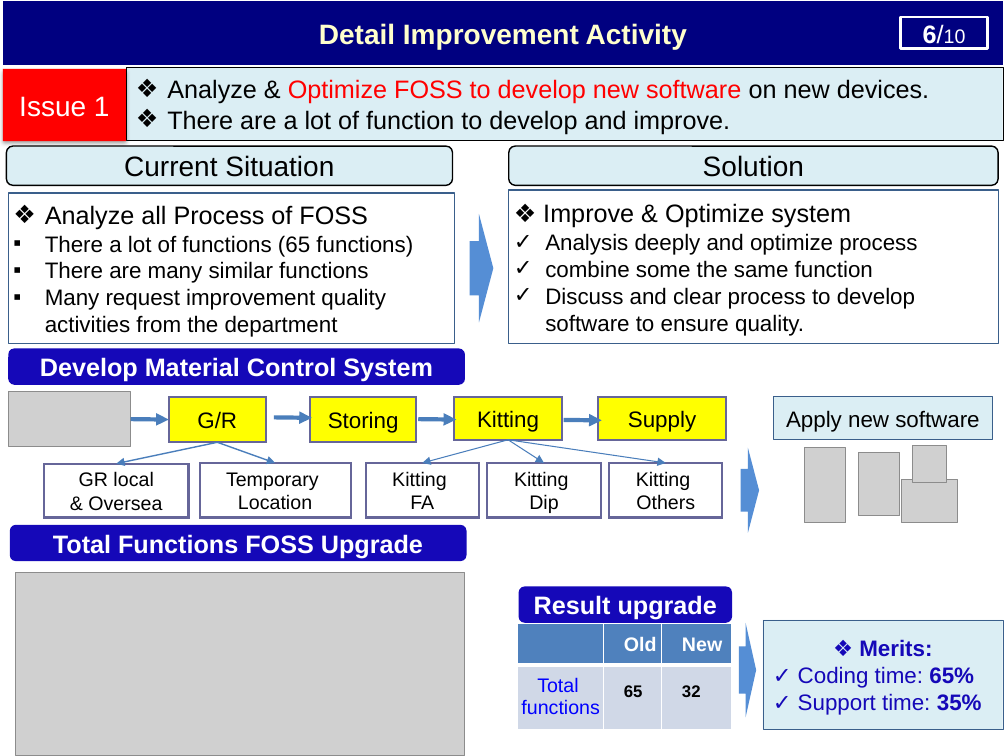
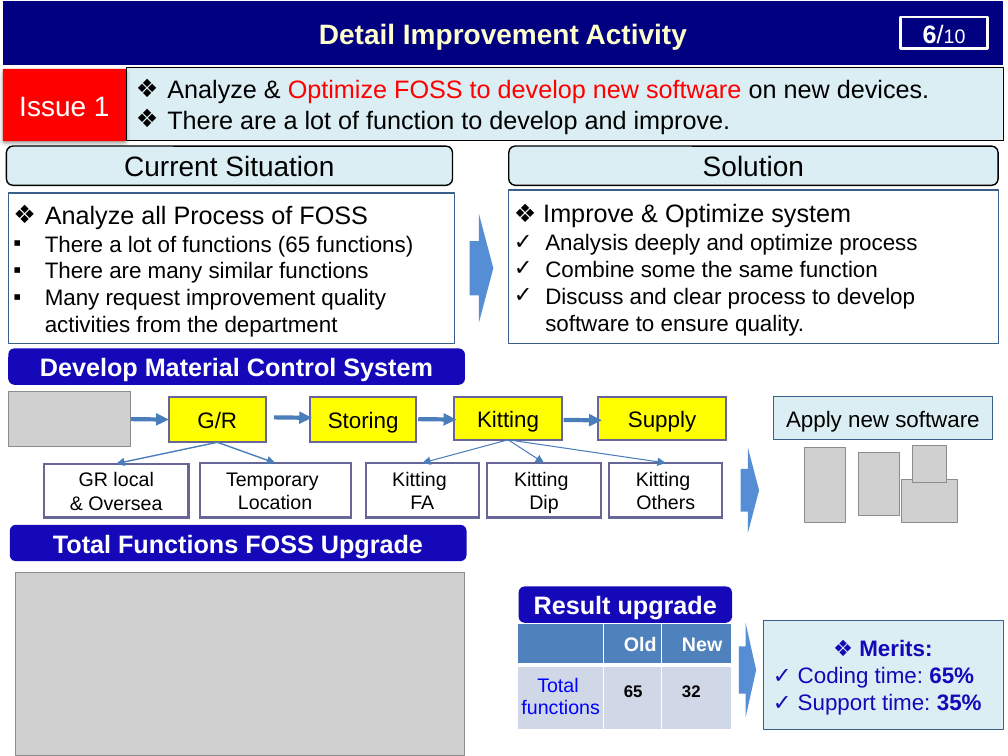
Before and after one commit to thietbicongnghevietnam/ReportPSNV, a slide deck: slide 7 of Report_test.pptx. Drawn at 1008x756 pixels with LibreOffice and Linux fonts; fonts in the diff are those of the drawing; grey boxes stand for pictures. Boxes give left, top, right and bottom in pixels: in the first picture for what was removed or moved away, otherwise in the second. Text is boxed around its words. In the diff, an @@ line names an element or a change of style, - is before the commit and + after.

```diff
--- a/Report_test.pptx
+++ b/Report_test.pptx
@@ text in rectangle at <box>545,260,878,278</box>: text changed @@
-✓ combine some the same function
+✓ Combine some the same function
```
Also in this commit, not shown: 5 other slides changed, 1 slide removed.
